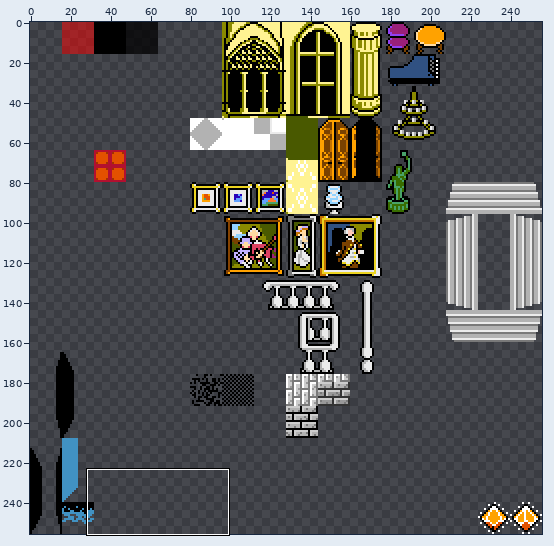
Sprite sheet -- assets/mansion_tileset.png. Above: a wide view before the commit, with the close-up outlined.
Close-up. The starting point:
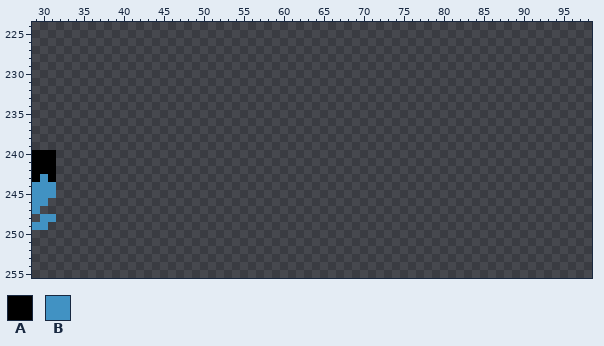
The file is 256x256 pixels. Colours within 5 levels of each other are drawn and written as one. Shown: x 29..98, y 224..255. The commit also changed other parts of the picture, which this record leaves out.
Palette (. is transparent): A #000000  B #4192c3
Pixels before, first column x 29:
240 AAA
241 AAA
242 AAA
243 ABA
244 BBB
245 BBB
246 BB.
247 B..
248 .BB
249 BB.
And afterwards:
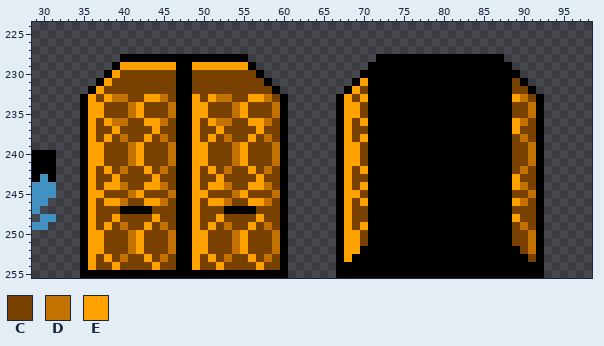
Colours new in this view: C #794100  D #c37100  E #ffa200
Difference:
Changed rows in their new state; - is an unchanged pixel.
first column x 35:
228 -----AAAAAAAAAAAAAAAA----------------AAAAAAAAAAAAAAAA-----
229 ----AEEEEEEEAAEEEEEEEA--------------AAAAAAAAAAAAAAAAAA----
230 ---AECCCCCCCAACCCCCCCCA------------AAAAAAAAAAAAAAAAAAAA---
231 --AECCCCCCCCAACCCCCCCCCA----------AEAAAAAAAAAAAAAAAAAACA--
232 -AECCCCCCCCCAACCCCCCCCCCA--------AECAAAAAAAAAAAAAAAAAACCA-
233 AECEDDCCEEDCAAECEDDCCEEDCA------AECEAAAAAAAAAAAAAAAAAAEDCA
234 AEECCCDECCCDAAEECCCDECCCDA------AEECAAAAAAAAAAAAAAAAAACCDA
235 AEECCCDECCCDAAEECCCDECCCDA------AEECAAAAAAAAAAAAAAAAAACCDA
236 AECEDDCCEEDCAAECEDDCCEEDCA------AECEAAAAAAAAAAAAAAAAAAEDCA
237 AECCECCCCECCAAECCECCCCECCA------AECCAAAAAAAAAAAAAAAAAAECCA
238 AECECDCCECDCAAECECDCCECDCA------AECEAAAAAAAAAAAAAAAAAACDCA
239 AEECCCDECCCDAAEECCCDECCCDA------AEECAAAAAAAAAAAAAAAAAACCDA
240 AEECCCDECCCDAAEECCCDECCCDA------AEECAAAAAAAAAAAAAAAAAACCDA
241 AEECCCDECCCDAAEECCCDECCCDA------AEECAAAAAAAAAAAAAAAAAACCDA
242 AECECDCCECDCAAECECDCCECDCA------AECEAAAAAAAAAAAAAAAAAACDCA
243 AECCECCCCECCAAECCECCCCECCA------AECCAAAAAAAAAAAAAAAAAAECCA
244 AECEEDCCEEDCAAECEEDCCEEDCA------AECEAAAAAAAAAAAAAAAAAAEDCA
245 AEECCCDECCCDAAEECCCDECCCDA------AEECAAAAAAAAAAAAAAAAAACCDA
246 AECEEDCCEEDCAAECEEDCCEEDCA------AECEAAAAAAAAAAAAAAAAAAEDCA
247 AECCCAAAACCCAAECCCAAAACCCA------AECCAAAAAAAAAAAAAAAAAACCCA
248 AECCECCCCECCAAECCECCCCECCA------AECCAAAAAAAAAAAAAAAAAAECCA
249 AECECDCCECDCAAECECDCCECDCA------AECEAAAAAAAAAAAAAAAAAACDCA
250 AEECCCDECCCDAAEECCCDECCCDA------AEECAAAAAAAAAAAAAAAAAACCDA
251 AEECCCDECCCDAAEECCCDECCCDA------AEECAAAAAAAAAAAAAAAAAACCDA
252 AEECCCDECCCDAAEECCCDECCCDA------AEEAAAAAAAAAAAAAAAAAAAACDA
253 AECECDCCECDCAAECECDCCECDCA------AEAAAAAAAAAAAAAAAAAAAAAACA
254 AECCECCCCECCAAECCECCCCECCA------AAAAAAAAAAAAAAAAAAAAAAAAAA
255 AAAAAAAAAAAAAAAAAAAAAAAAAA------AAAAAAAAAAAAAAAAAAAAAAAAAA
Pixel boxes of the changes (left, top, right, bottom) in both close-ups:
added: (80, 54, 288, 278)
added: (336, 54, 544, 278)
